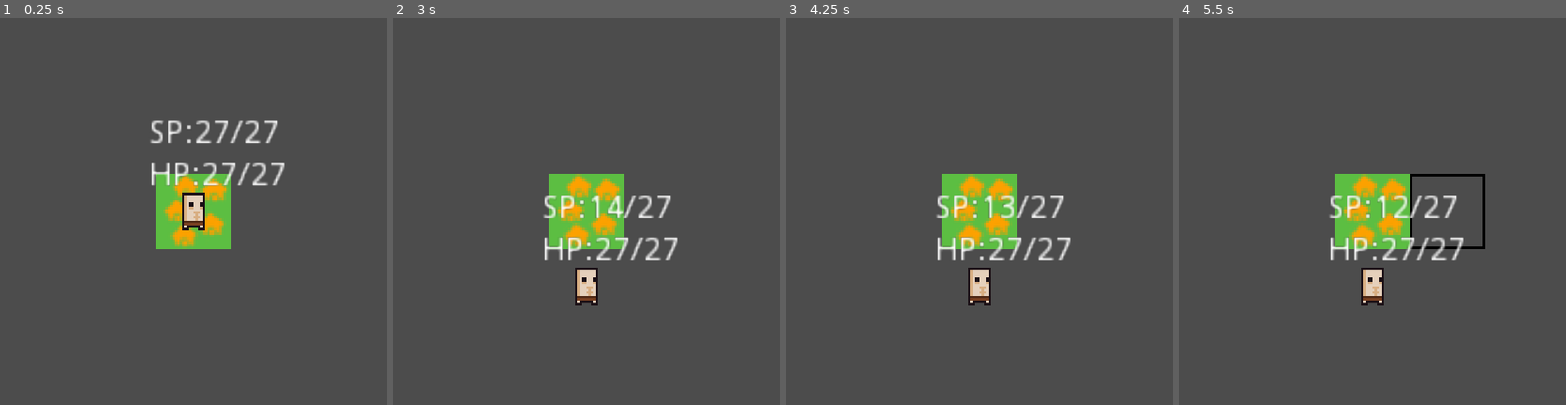
Above: before the commit, frames 1-4 (left to right).
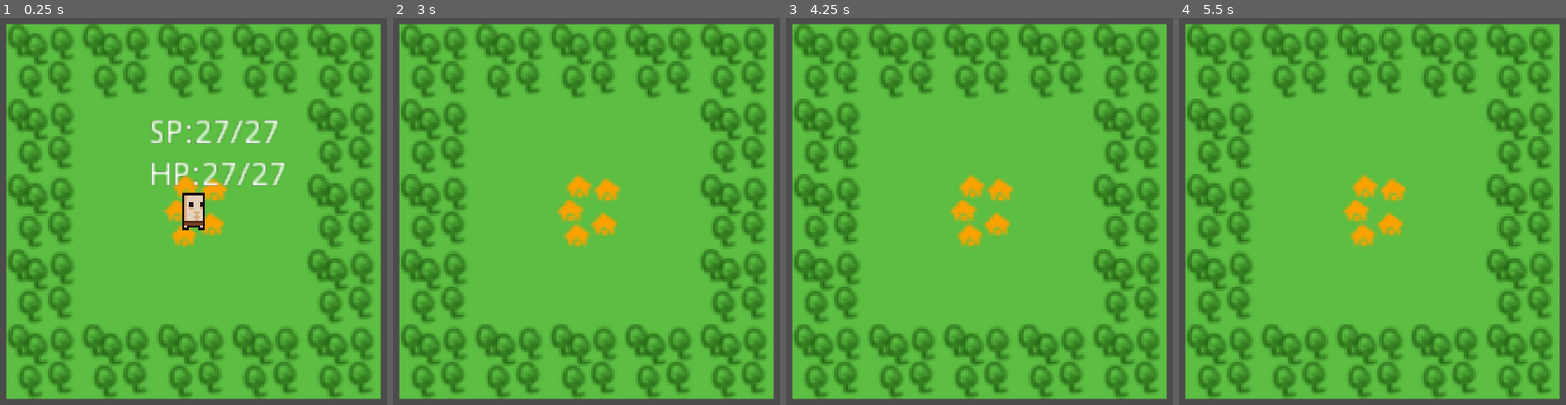
Above: after the commit, the same moments.

Repository: LLBlumire/ldjam46
Game: Godot game, scene res://src/World/World.tscn
The game is run twice, just before and just after one commit, with the same random seed, the same clock (stepped at 60 frames per second) and the same inputs.
Inputs (mouse positions are in pixels of both pictures, inside the frame that each line leads up to):
- Up to frame 1 (0.25 s): no input
- Up to frame 2 (3 s): tap Enter at 0.5, 2.75 s; move the mouse to (752, 192) at 0.52 s; tap Space (ui_select) at 0.77, 1.25, 1.52 s; move the mouse to (435, 230) at 1.27 s; move the mouse to (660, 118) at 2.02 s; move the mouse to (547, 296) at 2.77 s
- Up to frame 3 (4.25 s): tap Space (ui_select) at 3.02, 3.5, 3.77 s; move the mouse to (outside the picture) at 3.52 s
- Up to frame 4 (5.5 s): tap Enter at 4.25 s; move the mouse to (outside the picture) at 4.27 s; tap Space (ui_select) at 4.52, 5 s; move the mouse to (1411, 211) at 5.02 s

The runs differ from the first frame. In frame 1, 90% of the frame differs, in the area x 1-99%, y 1-99%; in frame 2, 91%; in frame 3, 91%; in frame 4, 91%.

Commit message:
Add Adventurer spawn to towns and basic adventures

Diff:
--- a/src/Adventurers/Adventurers.gd
+++ b/src/Adventurers/Adventurers.gd
@@ -8,6 +8,8 @@
 var satisfaction_bar : Label
 var Worldnode : Node2D
 var world_map : Node2D
+var satisfaction_timer : Timer
+var exploration_timer : Timer
 
 var Health : float = 0.0
 var CurrentHealth : float = 0.0
@@ -30,6 +32,8 @@
 	Intelligence = gen_stat()
 	Healthbar =get_node("VBoxContainer/HealthBar")
 	satisfaction_bar = get_node("VBoxContainer/SatisfactionBar")
+	satisfaction_timer = get_node("SatisfactionDecay")
+	exploration_timer = get_node("ExplorationTimer")
 	Worldnode = get_tree().get_root().get_node("World")
 	world_map = get_tree().get_root().get_node("World/WorldMap")
 	update_stats()
@@ -46,6 +50,18 @@
 	position = Worldnode.world_map.map_to_world(Pos) + Vector2(16,16)
 # Called every frame. 'delta' is the elapsed time since the previous frame.
 #func _process(delta):
+
+func have_adventure(var terrain : int):
+	visible = false
+	exploration_timer.stop()
+	satisfaction_timer.stop()
+	yield(get_tree().create_timer(5.0), "timeout")
+	visible = true
+	CurrentHealth -= 10
+	current_satisfaction = Satisfaction
+	exploration_timer.start()
+	satisfaction_timer.start()
+	update_stats()
 
 
 
@@ -68,3 +84,5 @@
 	if world_map.world_tile_map.get_cellv(Pos) == -1:
 		current_satisfaction -= 10
 		update_stats()
+	else :
+		have_adventure(world_map.world_tile_map.get_cellv(Pos))
--- a/src/Adventurers/Adventurers.tscn
+++ b/src/Adventurers/Adventurers.tscn
@@ -56,5 +56,4 @@
 wait_time = 3.0
 autostart = true
 [connection signal="timeout" from="SatisfactionDecay" to="." method="_on_SatisfactionDecay_timeout"]
-[connection signal="timeout" from="SatisfactionDecay" to="." method="_on_Timer_timeout"]
 [connection signal="timeout" from="ExplorationTimer" to="." method="_on_ExplorationTimer_timeout"]
--- a/src/World/World.gd
+++ b/src/World/World.gd
@@ -8,11 +8,11 @@
 	world_map = get_node("WorldMap")
 	print("HEllo, World")
 	print(world_map.world_tile_map.map_to_world(Vector2(3, -1)))
-	adventurer_scene = load("res://src/Adventurers/Adventurers.tscn")
-	spawn_adventurer(Vector2(0,0))
 func _process(delta):
 	pass
 func spawn_adventurer(var pos: Vector2 ):
+	if adventurer_scene == null:
+		adventurer_scene = load("res://src/Adventurers/Adventurers.tscn")
 	var adventurer = adventurer_scene.instance()
 	adventurer.Pos = pos
-	add_child(adventurer)
+	call_deferred("add_child",adventurer)
--- a/src/WorldMap/WorldMap.gd
+++ b/src/WorldMap/WorldMap.gd
@@ -11,7 +11,7 @@
 var world_tile_map : TileMap
 var world_select : TileMap
 var neighbour_mask : TileMap
-var worldNode : Node2D
+var world_node : Node2D
 var building_scene
 var building_flag : bool = false
 
@@ -21,7 +21,7 @@
 	world_tile_map = get_node("WorldTileMap")
 	world_select = get_node("WorldSelect")
 	neighbour_mask = get_node("NeighbourMask")
-	worldNode = get_tree().get_root().get_node("World")
+	world_node = get_tree().get_root().get_node("World")
 	place_tile(Vector2(0, 0), 0)
 	building_scene = load("res://src/UI/BuildingMenu.tscn")
 
@@ -52,8 +52,8 @@
 
 func place_tile(location: Vector2, tile: int):
 	world_tile_map.set_cell(location.x, location.y, 0, false, false, false, Vector2(tile, 0))
-#	if tile == 0:
-#		worldNode.spawn_adventurer(location) This doesn't work currently dunno why
+	if tile == 0:
+		world_node.spawn_adventurer(location)
 
 	neighbour_mask.set_cellv(location, 0)
 	neighbour_mask.set_cellv(location + Vector2(0, 1), 0)
--- a/src/WorldMap/WorldMap.tscn
+++ b/src/WorldMap/WorldMap.tscn
@@ -53,7 +53,7 @@
 cell_size = Vector2( 32, 32 )
 cell_custom_transform = Transform2D( 1, 0, 0, 1, 0, 0 )
 format = 1
-tile_data = PoolIntArray( 0, 0, 0 )
+tile_data = PoolIntArray( -65538, 0, 3, -65537, 0, 3, -131072, 0, 3, -131071, 0, 3, -131070, 0, 3, -2, 0, 3, -1, 0, 1, -65536, 0, 1, -65535, 0, 1, -65534, 0, 3, 65534, 0, 3, 65535, 0, 1, 0, 0, 0, 1, 0, 1, 2, 0, 3, 131070, 0, 3, 131071, 0, 1, 65536, 0, 1, 65537, 0, 1, 65538, 0, 3, 196606, 0, 3, 196607, 0, 3, 131072, 0, 3, 131073, 0, 3, 131074, 0, 3 )
 __meta__ = {
 "_editor_description_": "	"
 }
